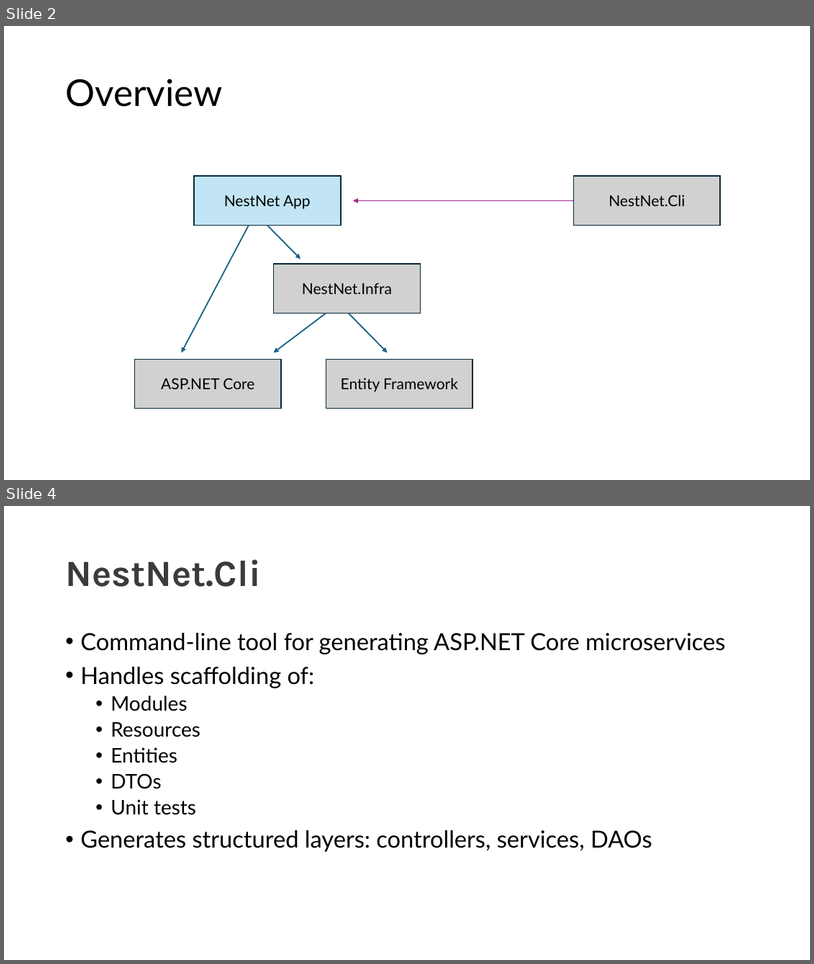
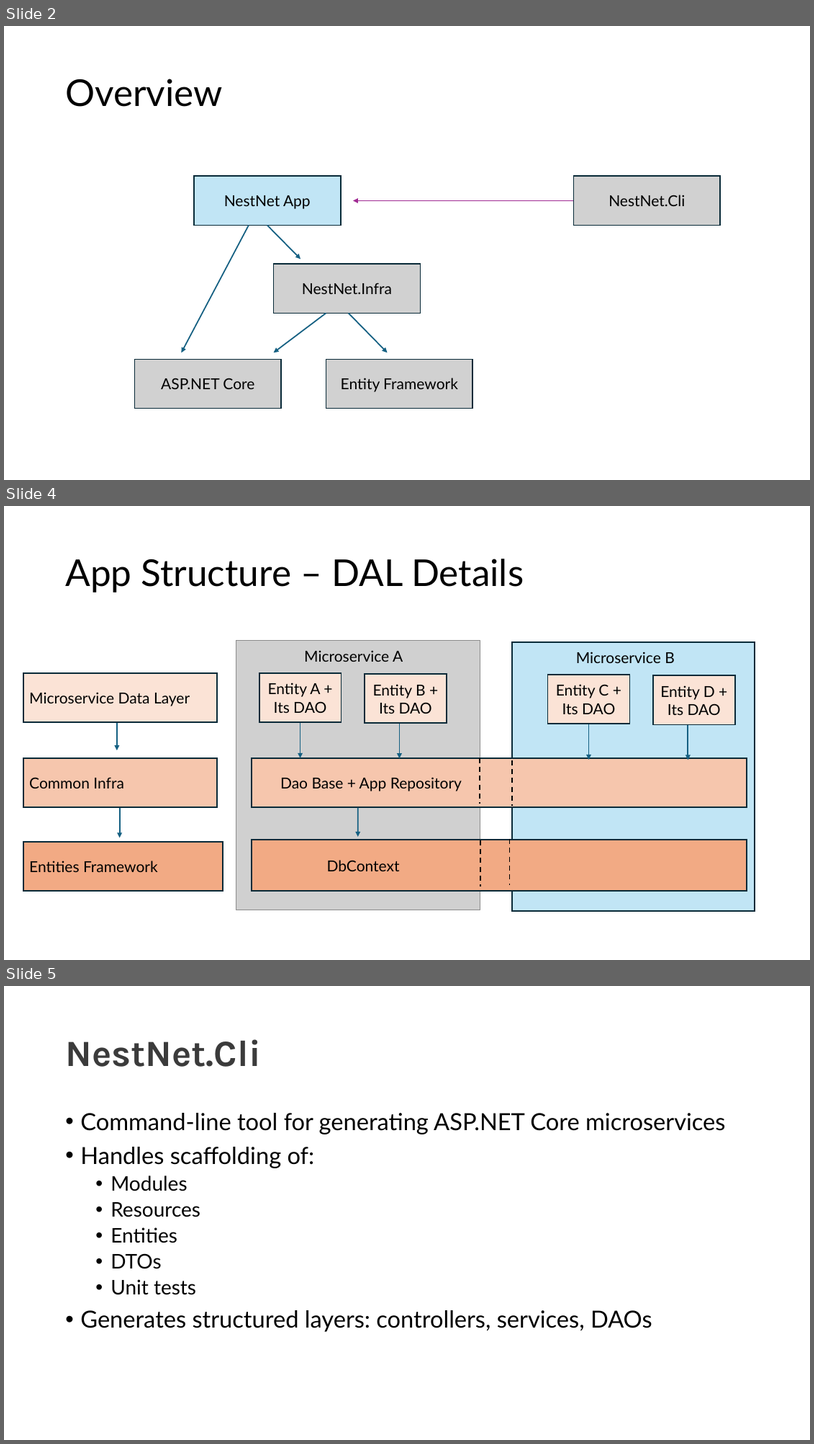
Before and after one commit to choresh/nestnet, a slide deck: NestNet.pptx. Shown one above the other, each under a label of ours: slides 2 and 4 before the commit, slides 2, 4 and 5 after it; the slides between them are not shown. The pictures are 814x964 and 814x1444 pixels, drawn with LibreOffice and Linux fonts; fonts in the diff are those of the drawing; grey boxes stand for pictures. Boxes give left, top, right and bottom in pixels: in the first picture for what was removed or moved away, otherwise in the second. Text is boxed around its words. In the diff, an @@ line names an element or a change of style, - is before the commit and + after.

```diff
--- a/NestNet.pptx
+++ b/NestNet.pptx
@@ slide 4 added at [4, 506, 810, 960], background #FFFFFF @@
@@ title added at [65, 559, 524, 592], 44 pt, text #000000 @@
+App Structure – DAL Details
@@ picture added at [237, 641, 480, 909] @@
@@ text added at [304, 650, 403, 662], 18 pt, text #000000 @@
+Microservice A
@@ rectangle added at [513, 642, 756, 911], fill #C1E5F5, outline #092A39 1.5 pt @@
@@ text added at [576, 651, 675, 663], 18 pt, text #000000 @@
+Microservice B
@@ rectangle added at [23, 673, 217, 722], fill #FBE3D6, outline #092A39 1.5 pt, 18 pt, text #000000 @@
+Microservice Data Layer
@@ rectangle added at [260, 673, 342, 722], fill #FBE3D6, outline #092A39 1.5 pt, 18 pt, text #000000 @@
+Entity A + Its DAO
@@ rectangle added at [365, 674, 447, 723], fill #FBE3D6, outline #092A39 1.5 pt, 18 pt, text #000000 @@
+Entity B + Its DAO
@@ rectangle added at [548, 674, 630, 723], fill #FBE3D6, outline #092A39 1.5 pt, 18 pt, text #000000 @@
+Entity C + Its DAO
@@ rectangle added at [653, 675, 736, 724], fill #FBE3D6, outline #092A39 1.5 pt, 18 pt, text #000000 @@
+Entity D + Its DAO
@@ arrow added from (117, 723) to (117, 750), #156082 1.5 pt @@
@@ arrow added from (301, 723) to (301, 758), #156082 1.5 pt @@
@@ arrow added from (399, 723) to (399, 758), #156082 1.5 pt @@
@@ arrow added from (589, 724) to (589, 759), #156082 1.5 pt @@
@@ arrow added from (688, 725) to (688, 759), #156082 1.5 pt @@
@@ rectangle added at [23, 758, 217, 807], fill #F6C6AD, outline #092A39 1.5 pt, 18 pt, text #000000 @@
+Common Infra
@@ rectangle added at [252, 758, 747, 807], fill #F6C6AD, outline #092A39 1.5 pt, 18 pt, text #000000 @@
+Dao Base + App Repository
@@ line added from (480, 758) to (480, 803), #000000 1.5 pt dashed @@
@@ line added from (512, 760) to (512, 806), #000000 1.5 pt dashed @@
@@ arrow added from (119, 807) to (119, 837), #156082 1.5 pt @@
@@ arrow added from (358, 807) to (358, 836), #156082 1.5 pt @@
@@ rectangle added at [23, 842, 223, 890], fill #F2AA84, outline #092A39 1.5 pt, 18 pt, text #000000 @@
+Entities Framework
@@ rectangle added at [252, 839, 747, 890], fill #F2AA84, outline #092A39 1.5 pt, 18 pt, text #000000 @@
+DbContext
@@ line added from (481, 840) to (481, 886), #000000 1.5 pt dashed @@
@@ line added from (509, 839) to (509, 885), #000000 1.5 pt dashed @@
@@ what was slide 4 is now slide 5 @@
```
Also in this commit, not shown: 1 slide changed.
